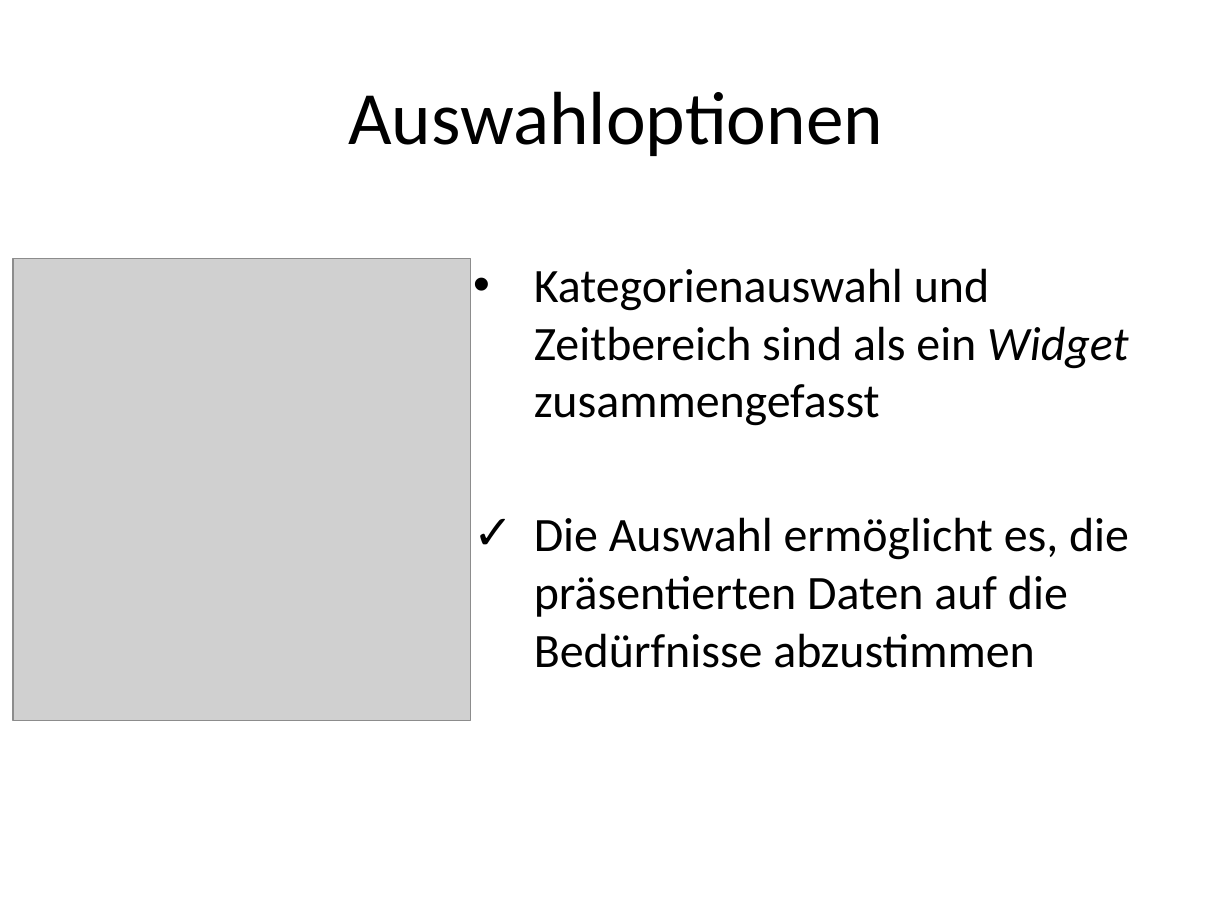
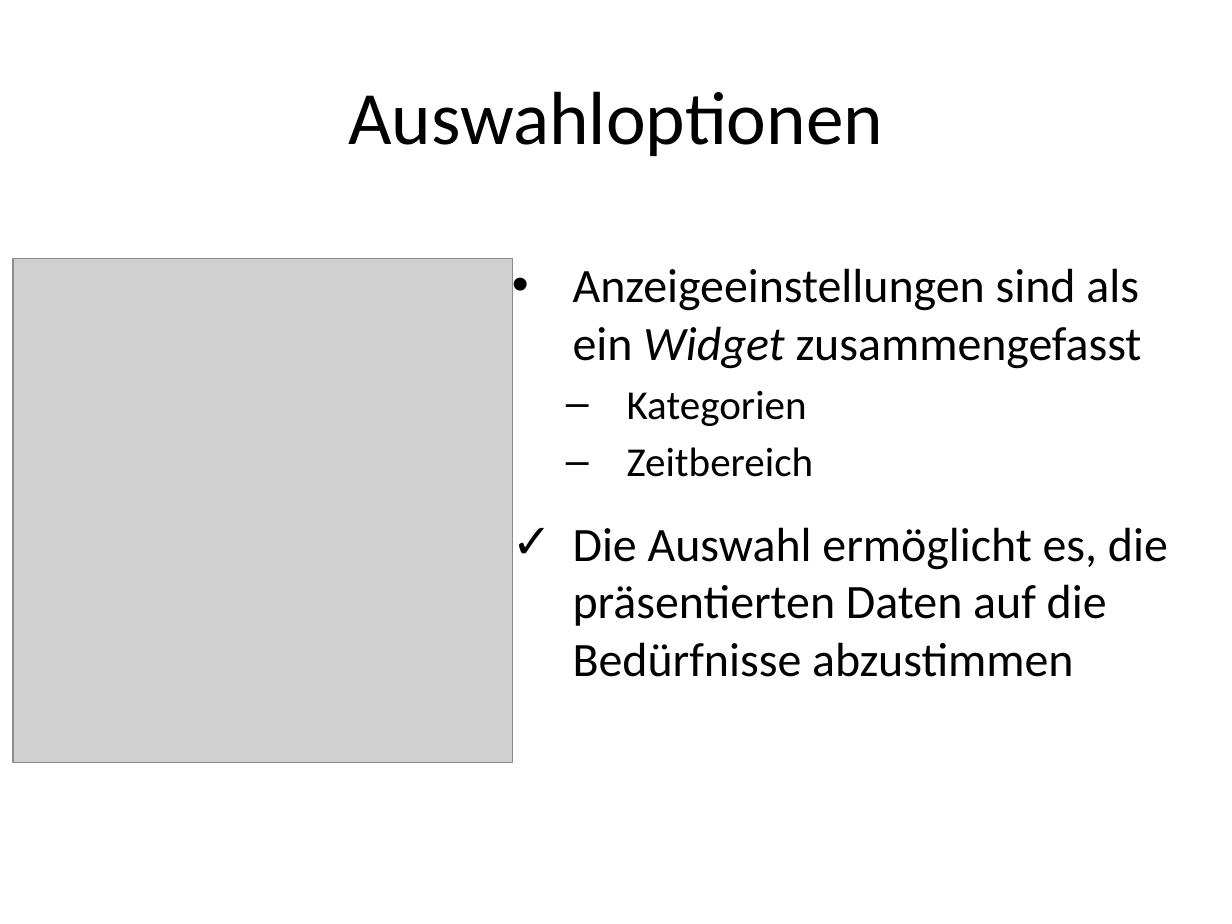
Before and after one commit to d-f/bugfree-octo-ironman, a slide deck: slide 1 of presentations/Presi-Teil_Jan.pptx. Drawn at 1232x924 pixels with LibreOffice and Linux fonts; fonts in the diff are those of the drawing; grey boxes stand for pictures. Boxes give left, top, right and bottom in pixels: in the first picture for what was removed or moved away, otherwise in the second. Text is boxed around its words. In the diff, an @@ line names an element or a change of style, - is before the commit and + after.

```diff
--- a/presentations/Presi-Teil_Jan.pptx
+++ b/presentations/Presi-Teil_Jan.pptx
@@ picture: place and size @@
-picture at [14, 259, 471, 721]
+picture at [14, 259, 513, 763]
@@ text "Anzeigeeinstellungen sind als ein Widget ...": place and size @@
-text "Anzeigeeinstellungen sind als ein Widget ..." at [534, 268, 1129, 668]
+text "Anzeigeeinstellungen sind als ein Widget ..." at [573, 268, 1168, 677]
@@ text at [573, 268, 1142, 477]: text changed @@
-• Kategorienauswahl und Zeitbereich sind als ein Widget zusammengefasst
+• Anzeigeeinstellungen sind als ein Widget zusammengefasst
+  – Kategorien
+  – Zeitbereich
```
Also in this commit, not shown: 1 other slide changed, 4 slides removed.
